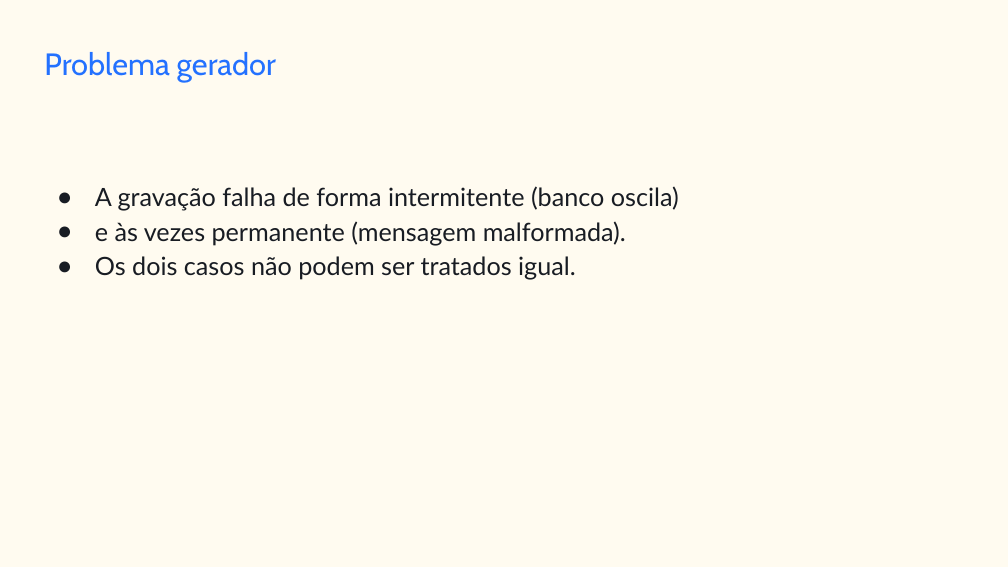
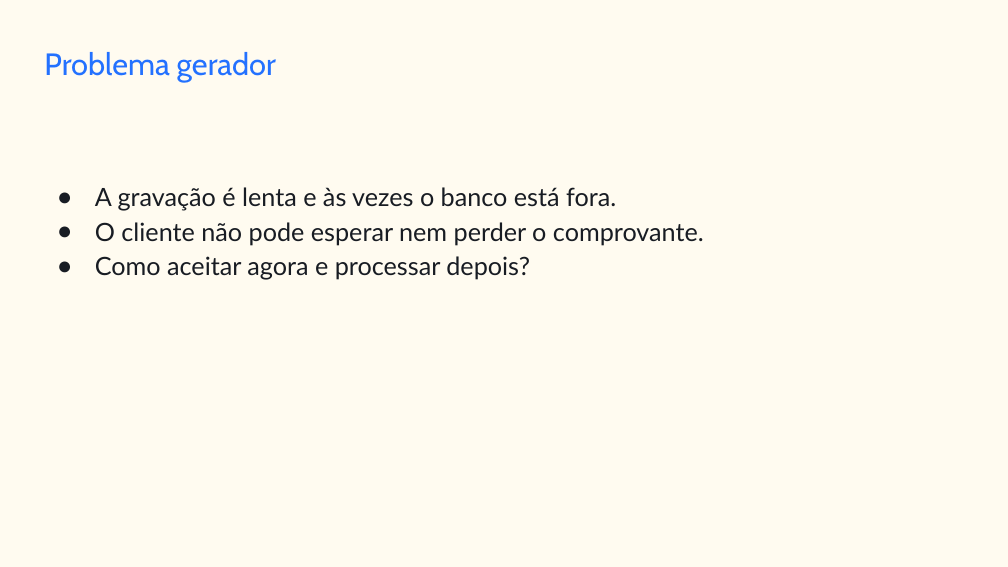
Before and after one commit to jessehaniel85/1705-be-jv-010, a slide deck: slide 2 of plano-de-aulas/aula-05-slides.pptx. Drawn at 1008x567 pixels with LibreOffice and Linux fonts; fonts in the diff are those of the drawing. Boxes give left, top, right and bottom in pixels: in the first picture for what was removed or moved away, otherwise in the second. Text is boxed around its words. In the diff, an @@ line names an element or a change of style, - is before the commit and + after.

```diff
--- a/plano-de-aulas/aula-05-slides.pptx
+++ b/plano-de-aulas/aula-05-slides.pptx
@@ text at <box>95,187,704,280</box>: text changed @@
-● A gravação falha de forma intermitente (banco oscila)
-● e às vezes permanente (mensagem malformada).
-● Os dois casos não podem ser tratados igual.
+● A gravação é lenta e às vezes o banco está fora.
+● O cliente não pode esperar nem perder o comprovante.
+● Como aceitar agora e processar depois?
```
Also in this commit, not shown: 4 other slides changed, 2 slides added, 2 slides removed, 15 other files.
